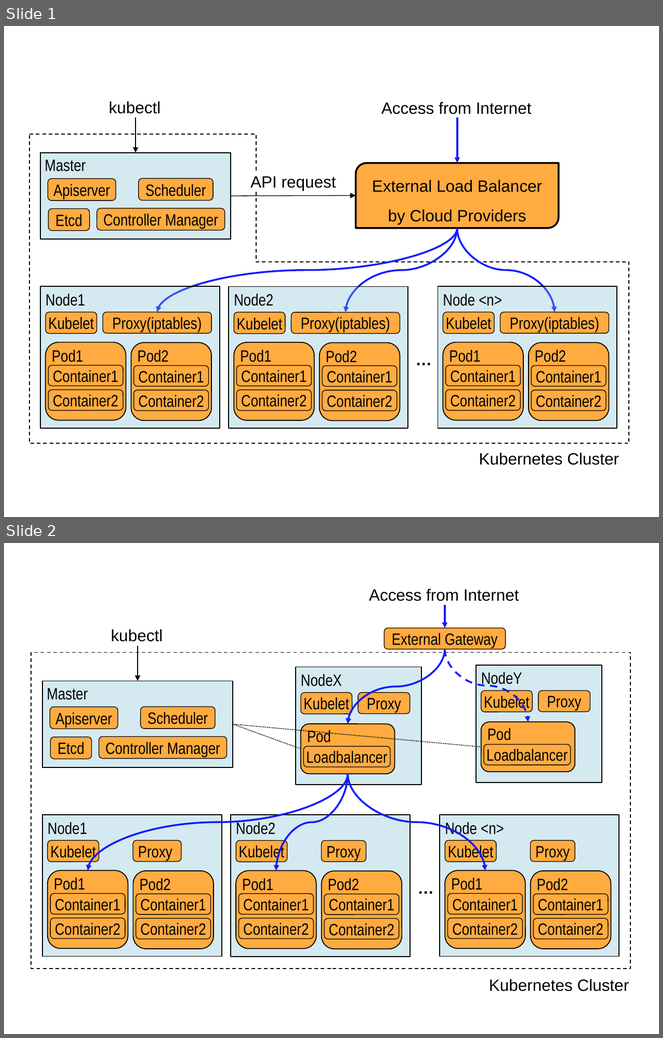
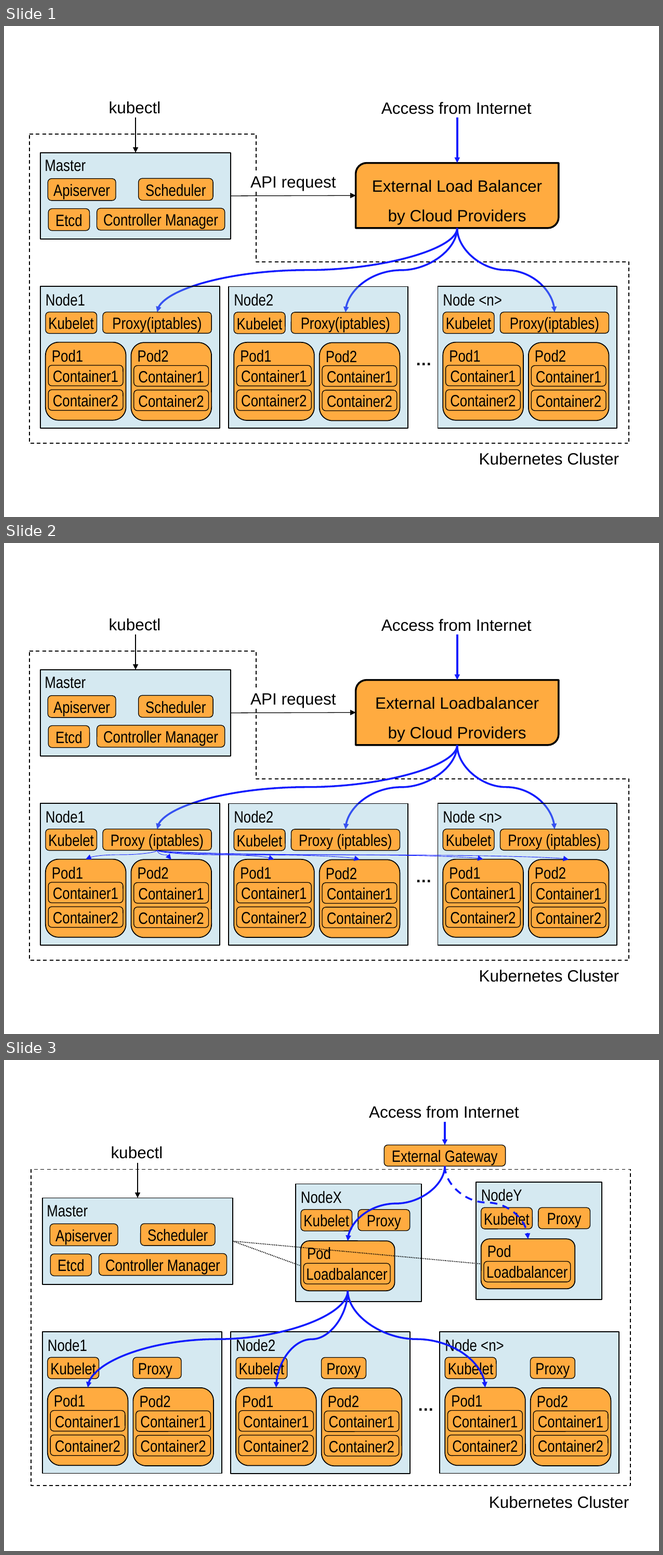
Before and after one commit to ktaka-ccmp/paperdraft01, a slide deck: Figs/figs.pptx. Shown one above the other, each under a label of ours: slides 1 and 2 before the commit, slides 1, 2 and 3 after it. The pictures are 663x1038 and 663x1555 pixels, drawn with LibreOffice and Linux fonts; fonts in the diff are those of the drawing. Boxes give left, top, right and bottom in pixels: in the first picture for what was removed or moved away, otherwise in the second. Text is boxed around its words. In the diff, an @@ line names an element or a change of style, - is before the commit and + after.

```diff
--- a/Figs/figs.pptx
+++ b/Figs/figs.pptx
@@ slide 2 added at [4, 543, 659, 1034], background #FFFFFF @@
@@ curved arrow added from (157, 850) to (86, 860), #111CFE 0.5 pt @@
@@ curved arrow added from (157, 850) to (171, 860), #111CFE 0.5 pt @@
@@ curved arrow added from (157, 850) to (274, 860), #111CFE 0.5 pt @@
@@ curved arrow added from (157, 850) to (360, 860), #111CFE 0.5 pt @@
@@ curved arrow added from (157, 850) to (483, 860), #111CFE 0.5 pt @@
@@ curved arrow added from (157, 850) to (569, 860), #111CFE 0.5 pt @@
@@ group added at [29, 618, 629, 982]: 28 rounded rectangles, 15 texts, 4 rectangles, 3 arrows, 3 curved arrows, 1 corner, 1 round diag rect @@
+…
+Master
+Etcd
+Apiserver
+Scheduler
+Controller Manager
+External Loadbalancer by Cloud Providers
+kubectl
+API request
+Kubernetes Cluster
+Access from Internet
+Node1
+Kubelet
+Proxy (iptables)
+Pod1
+Container1
+Container2
+Pod2
+Container1
+Container2
+Node2
+Kubelet
+Proxy (iptables)
+Pod1
+Container1
+Container2
+Pod2
+Container1
+Container2
+Node <n>
+Kubelet
+Proxy (iptables)
+Pod1
+Container1
+Container2
+Pod2
+Container1
+Container2
@@ what was slide 2 is now slide 3 @@
```
Also in this commit, not shown: 4 other files.
